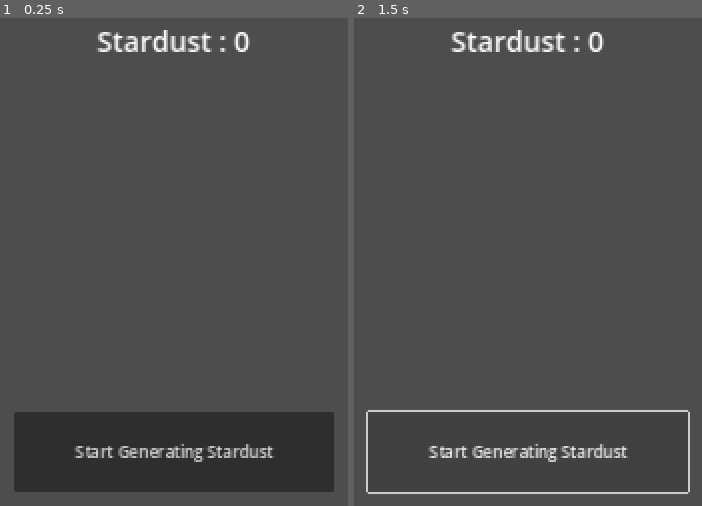
Above: before the commit, frames 1-2 (left to right).
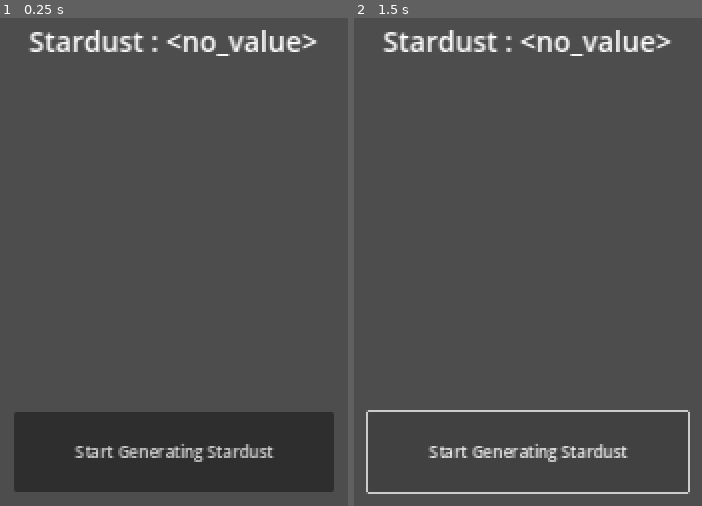
Above: after the commit, the same moments.

Repository: allanjchiang/project_stardust
Game: Godot game, scene res://scenes/prototypes/generator/prototype_generator.tscn
The game is run twice, just before and just after one commit, with the same random seed, the same clock (stepped at 60 frames per second) and the same inputs. The project has no main scene, so this scene is started directly.
Inputs:
- Up to frame 1 (0.25 s): no input
- Up to frame 2 (1.5 s): click "Start Generating Stardust" at 0.5 s; click "Start Generating Stardust" at 1.25 s

The runs differ from the first frame. In frame 1, 2.0% of the frame differs, in the area x 8-92%, y 2-8%; in frame 2, 2.0%.
Error after the commit: Parse Error: Expected indented block after function declaration. (res://scenes/prototypes/generator/prototype_generator.gd:24)

Commit message:
Add function to begin generating stardust

Diff:
--- a/scenes/prototypes/generator/prototype_generator.gd
+++ b/scenes/prototypes/generator/prototype_generator.gd
@@ -21,5 +21,7 @@
 	label.text = "Stardust : %s" %stardust
 
 
+func begin_generating_stardust() -> void:
+
 func _on_button_pressed() -> void:
 	pass # Replace with function body.
